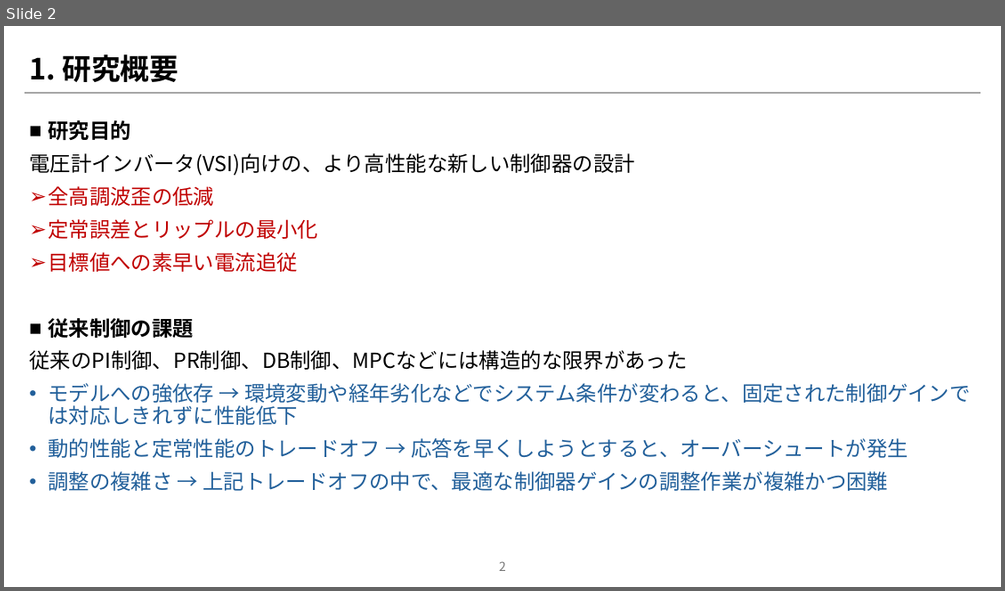
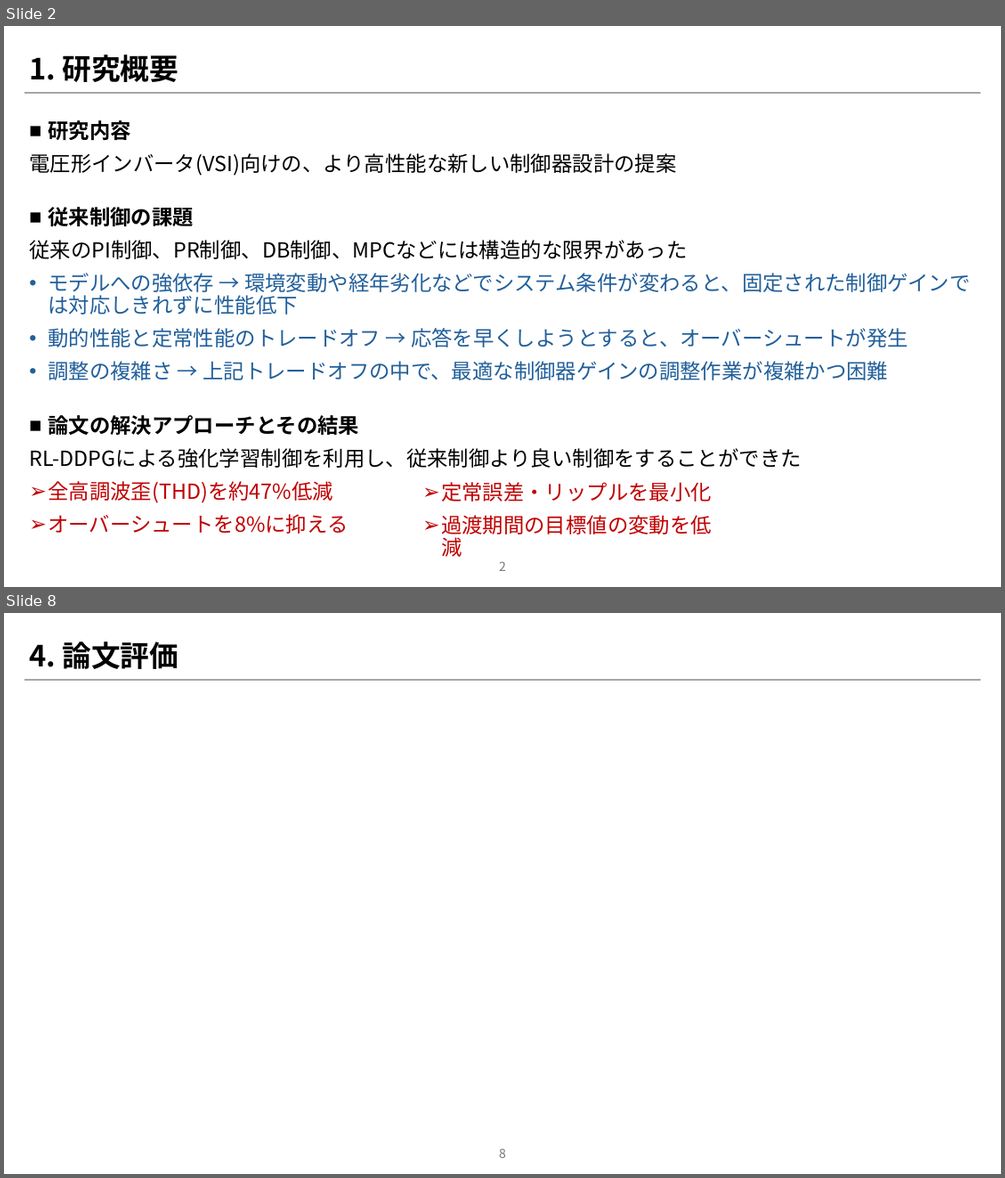
Before and after one commit to NamelessKingOfTheAbyss/TreatiseSearch, a slide deck: Design_of_Controller_for_three-phase_Grid-Connected_Inverter_Using_Reinforcement_Learning/論文紹介パワポ.pptx. Shown one above the other, each under a label of ours: slide 2 before the commit, slides 2 and 8 after it; the slides between them are not shown. The pictures are 1005x591 and 1005x1178 pixels, drawn with LibreOffice and Linux fonts; fonts in the diff are those of the drawing. Boxes give left, top, right and bottom in pixels: in the first picture for what was removed or moved away, otherwise in the second. Text is boxed around its words. In the diff, an @@ line names an element or a change of style, - is before the commit and + after.

Commit message:
新しいプレゼンテーション資料「論文紹介パワポ.pptx」を追加

```diff
--- a/Design_of_Controller_for_three-phase_Grid-Connected_Inverter_Using_Reinforcement_Learning/論文紹介パワポ.pptx
+++ b/Design_of_Controller_for_three-phase_Grid-Connected_Inverter_Using_Reinforcement_Learning/論文紹介パワポ.pptx
@@ slide 8 added at (4, 613, 1001, 1174), background #FFFFFF; not listed: 1 template element that a slide beside it also shows @@
@@ title added at (29, 641, 179, 669), 28 pt, text #000000, bold @@
+4. 論文評価
@@ page number added at (499, 1148, 506, 1158), 12 pt, text #797979 @@
+8
@@ slide 2 changed as well @@
@@ text at (29, 120, 676, 176): text changed @@
-■ 研究目的
-電圧計インバータ(VSI)向けの、より高性能な新しい制御器の設計
-➢ 全高調波歪の低減
-➢ 定常誤差とリップルの最小化
-➢ 目標値への素早い電流追従
+■ 研究内容
+電圧形インバータ(VSI)向けの、より高性能な新しい制御器設計の提案
@@ text at (29, 415, 801, 533): paragraphs added @@
+■ 論文の解決アプローチとその結果
+RL-DDPGによる強化学習制御を利用し、従来制御より良い制御をすることができた
+➢ 全高調波歪(THD)を約47%低減
+➢ オーバーシュートを8%に抑える
@@ text added at (441, 482, 712, 556), 20 pt, text #C00000 @@
+➢ 定常誤差・リップルを最小化
+➢ 過渡期間の目標値の変動を低減
```
Also in this commit, not shown: 1 other slide changed, 5 other slides added, 2 slides removed.
